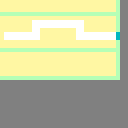
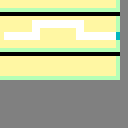
The second 128 × 128 image is a revision of the first. Changes to its layers:
painted on "pseudo-walls" over bbox(0, 8, 120, 56)
painted on "walls" over bbox(0, 12, 4, 16)
